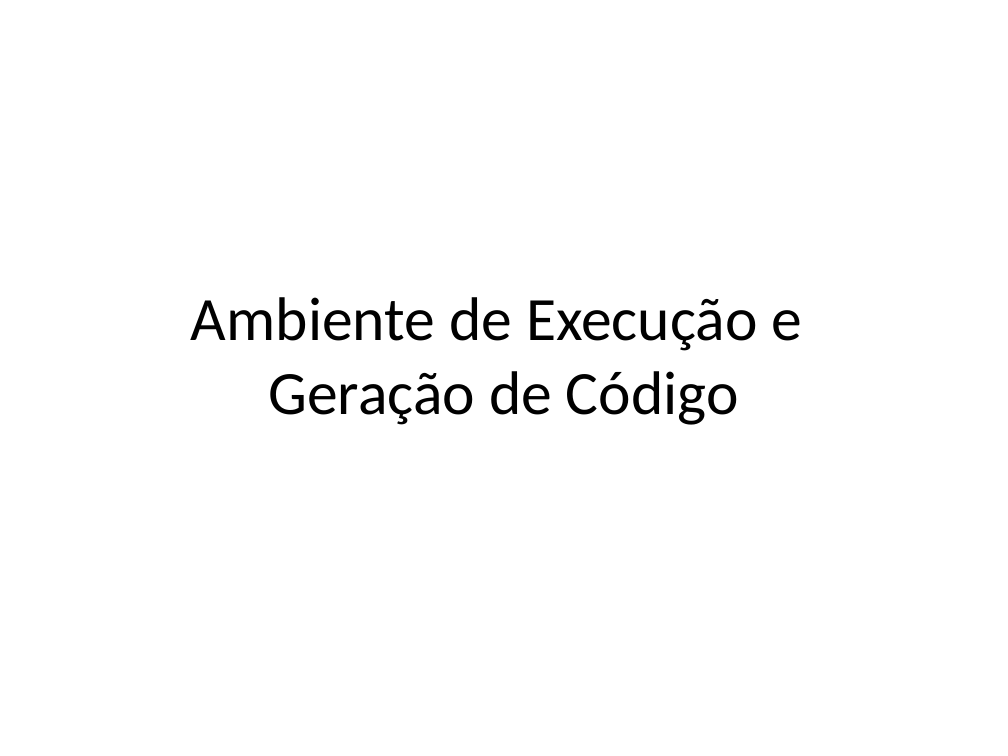
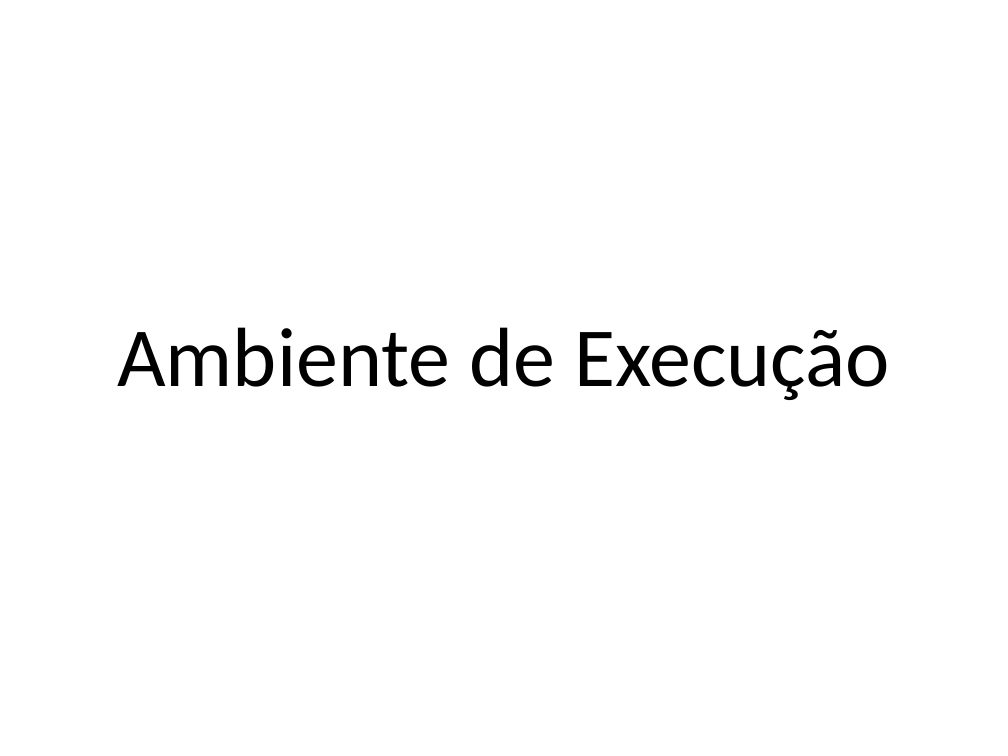
Before and after one commit to damorim/compilers-cin, a slide deck: slide 1 of slides-aulas/ambiente-exec-e-geracao-codigo.pptx. Drawn at 1008x756 pixels with LibreOffice and Linux fonts; fonts in the diff are those of the drawing. Boxes give left, top, right and bottom in pixels: in the first picture for what was removed or moved away, otherwise in the second. Text is boxed around its words. In the diff, an @@ line names an element or a change of style, - is before the commit and + after.

```diff
--- a/slides-aulas/ambiente-exec-e-geracao-codigo.pptx
+++ b/slides-aulas/ambiente-exec-e-geracao-codigo.pptx
@@ title at box(117, 327, 890, 400): text changed; size 44 to 60 pt @@
-Ambiente de Execução e
-Geração de Código
+Ambiente de Execução
```
Also in this commit, not shown: 11 other slides changed, 14 slides added, 1 slide removed.
